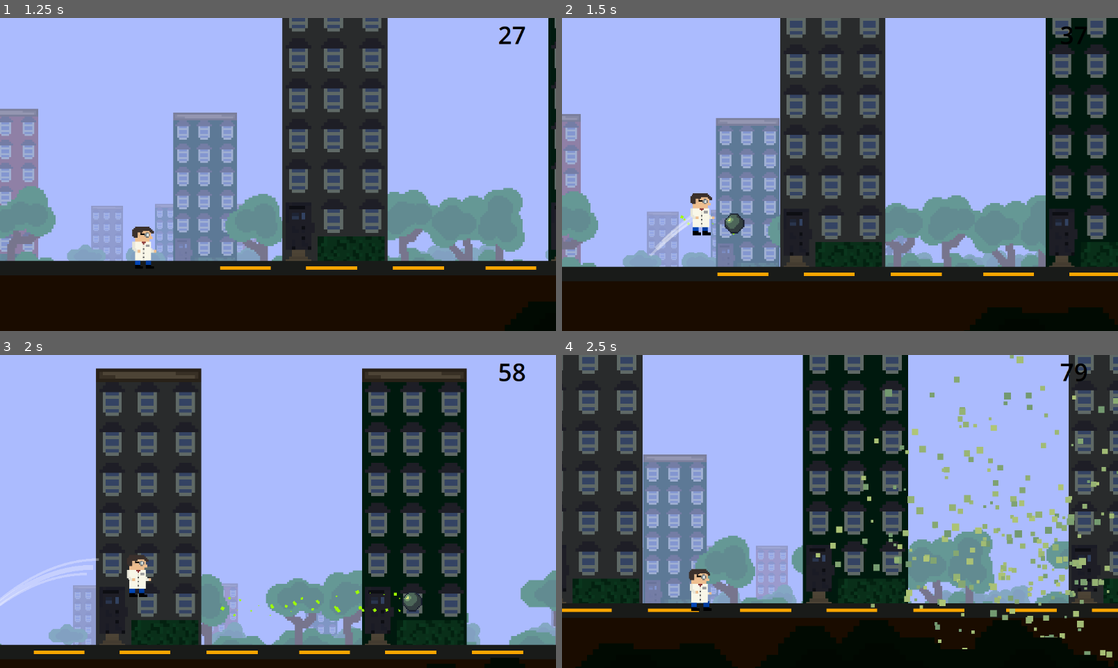
Above: before the commit, frames 1-4 (two rows, left to right).
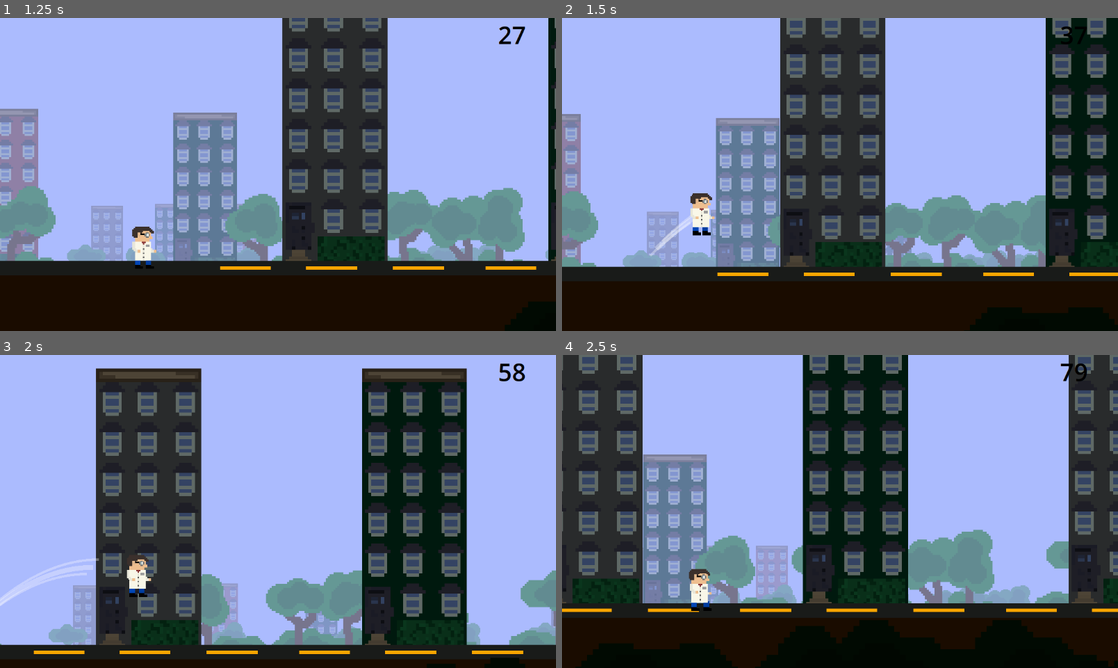
Above: after the commit, the same moments.

Repository: kir-55/Unstable
Game: Godot game, scene res://Scenes/main.tscn
Two runs of this game, one before a commit and one after it. Both use one fixed random seed, a clock stepped at 60 frames per second and the inputs below.
Inputs (mouse positions are in pixels of both pictures, inside the frame that each line leads up to):
- Up to frame 1 (1.25 s): click "Play" at 0.5 s
- Up to frame 2 (1.5 s): move the mouse to (962, 158) at 1.27 s; hold Space (up) from 1.28 s (still down); click (962, 158) at 1.42 s
- Up to frame 3 (2 s): keep holding Space (up)
- Up to frame 4 (2.5 s): release Space (up) at 2 s; drag from (728, 527) to (984, 602) at 2.02 s

Frame 1 is identical in both runs. In frame 2, 0.2% of the frame differs, in the area x 21-33%, y 62-70%; in frame 3, 0.3%; in frame 4, 3.4%, in the area x 45-100%, y 0-97%.

Commit message:
Added immunity potion and glasses amulets

Diff:
--- /dev/null
+++ b/Amulets/glasses.tres
@@ -0,0 +1,16 @@
+[gd_resource type="Resource" script_class="Amulet" load_steps=3 format=3 uid="uid://crd8o4hn3c05k"]
+
+[ext_resource type="Script" path="res://Scripts/Amulets/amulet.gd" id="1_8yhjc"]
+[ext_resource type="Texture2D" uid="uid://b3hplrfogq6pi" path="res://Textures/Amulets/glasses.png" id="2_026j1"]
+
+[resource]
+script = ExtResource("1_8yhjc")
+id = 11
+name = "Glasses"
+description = "Enhanceaa player's vision, therefore increasing FOV"
+texture = ExtResource("2_026j1")
+incompatible_amulets = Array[int]([])
+consumable = false
+stack_limit = true
+limit = 1
+chance_multiplier = 1
--- /dev/null
+++ b/Amulets/immunity_potion.tres
@@ -0,0 +1,16 @@
+[gd_resource type="Resource" script_class="Amulet" load_steps=3 format=3 uid="uid://clihaphekywxx"]
+
+[ext_resource type="Script" path="res://Scripts/Amulets/amulet.gd" id="1_tus25"]
+[ext_resource type="Texture2D" uid="uid://dm48wskafeswa" path="res://Textures/Amulets/potion.png" id="2_k4p7q"]
+
+[resource]
+script = ExtResource("1_tus25")
+id = 12
+name = "Immunity potion"
+description = "Allows player to become invulnerable to all obstacles for 5 seconds (click to use)"
+texture = ExtResource("2_k4p7q")
+incompatible_amulets = Array[int]([])
+consumable = true
+stack_limit = true
+limit = 1
+chance_multiplier = 1
--- a/Amulets/pizza_slice.tres
+++ b/Amulets/pizza_slice.tres
@@ -7,7 +7,7 @@
 script = ExtResource("1_wyi2k")
 id = 5
 name = "Pizza Slice"
-description = "Gives you temporary energy to doble jump, consumes by the end of next epoch"
+description = "Gives you temporary energy to double jump, consumes by the end of next epoch"
 texture = ExtResource("2_ptnk6")
 incompatible_amulets = Array[int]([])
 consumable = false
--- a/Scenes/global_variables.tscn
+++ b/Scenes/global_variables.tscn
@@ -15,8 +15,10 @@
 [ext_resource type="Resource" uid="uid://cw3j7kvwcevbv" path="res://Amulets/mystery_pill.tres" id="12_ex3xr"]
 [ext_resource type="Resource" uid="uid://d3l6fb2c4pdeg" path="res://Amulets/microbot_backpack.tres" id="14_nnbhk"]
 [ext_resource type="Resource" uid="uid://cy4dj5okjguw3" path="res://Amulets/ameridium_gun.tres" id="15_okhnc"]
+[ext_resource type="Resource" uid="uid://crd8o4hn3c05k" path="res://Amulets/glasses.tres" id="16_hclqi"]
+[ext_resource type="Resource" uid="uid://clihaphekywxx" path="res://Amulets/immunity_potion.tres" id="17_x0qbh"]
 
 [node name="GlobalVariables" type="Node"]
 script = ExtResource("1_6fhdc")
 epochs = Array[Resource("res://Scripts/level_info.gd")]([ExtResource("2_tede6"), ExtResource("3_h80lx"), ExtResource("4_rv33m")])
-amulets = Array[Resource("res://Scripts/Amulets/amulet.gd")] …(229 unchanged characters)… rce("14_nnbhk"), ExtResource("15_okhnc")])
+amulets = Array[Resource("res://Scripts/Amulets/amulet.gd")] …(229 unchanged characters)… rce("14_nnbhk"), ExtResource("15_okhnc"), ExtResource("16_hclqi"), ExtResource("17_x0qbh")])
--- a/Scenes/player.tscn
+++ b/Scenes/player.tscn
@@ -34,7 +34,7 @@
 @export var description: String              # Reference to the timer for cooldown
 
 var has_bag_of_tools: bool = false
-var has_ameridium_gun : bool = true
+var has_ameridium_gun : bool = false
 var can_shoot: bool = true
 
 @export var microbot: PackedScene
@@ -136,7 +136,41 @@
 "speed": 13.0
 }]
 
+[sub_resource type="Animation" id="Animation_3tm33"]
+resource_name = "immunity"
+length = 5.0
+tracks/0/type = "value"
+tracks/0/imported = false
+tracks/0/enabled = true
+tracks/0/path = NodePath("AnimatedSprite2D:self_modulate")
+tracks/0/interp = 1
+tracks/0/loop_wrap = true
+tracks/0/keys = {
+"times": PackedFloat32Array(0, 0.2, 0.5, 0.8, 1.1, 1.3, 1.5, 1.8, 2, 2.2, 2.4, 2.6, 2.8, 3, 3.2, 3.4, 3.6, 3.7, 3.8, 3.9, 4, 4.1, 4.2, 4.3, 4.4, 4.5, 4.6, 4.7, 4.8, 4.9, 5),
+"transitions": PackedFloat32Array(1, 1, 1, 1, 1, 1, 1, 1, 1, 1, 1, 1, 1, 1, 1, 1, 1, 1, 1, 1, 1, 1, 1, 1, 1, 1, 1, 1, 1, 1, 1),
+"update": 0,
+"values": [Color(1, 1, 1, 1), Color(1, 1, 1, 0), Color(1, 1, 1, 1), Color(1, 1, 1, 0), Color(1, 1, 1, 1), Color(1, 1, 1, 0), Color(1, 1, 1, 1), Color(1, 1, 1, 0), Color(1, 1, 1, 1), Color(1, 1, 1, 0), Color(1, 1, 1, 1), Color(1, 1, 1, 0), Color(1, 1, 1, 1), Color(1, 1, 1, 0), Color(1, 1, 1, 1), Color(1, 1, 1, 0), Color(1, 1, 1, 1), Color(1, 1, 1, 0), Color(1, 1, 1, 1), Color(1, 1, 1, 0), Color(1, 1, 1, 1), Color(1, 1, 1, 0), Color(1, 1, 1, 1), Color(1, 1, 1, 0), Color(1, 1, 1, 1), Color(1, 1, 1, 0), Color(1, 1, 1, 1), Color(1, 1, 1, 0), Color(1, 1, 1, 1), Color(1, 1, 1, 0), Color(1, 1, 1, 1)]
+}
+tracks/1/type = "value"
+tracks/1/imported = false
+tracks/1/enabled = true
+tracks/1/path = NodePath(".:collision_layer")
+tracks/1/interp = 1
+tracks/1/loop_wrap = true
+tracks/1/keys = {
+"times": PackedFloat32Array(0, 5),
+"transitions": PackedFloat32Array(1, 1),
+"update": 1,
+"values": [32768, 1]
+}
+
+[sub_resource type="AnimationLibrary" id="AnimationLibrary_3m663"]
+_data = {
+"immunity": SubResource("Animation_3tm33")
+}
+
 [node name="Player" type="CharacterBody2D" node_paths=PackedStringArray("animated_sprite", "trail", "weapon", "amulet_system")]
+self_modulate = Color(1, 1, 1, 0)
 z_index = 6
 scale = Vector2(1.4, 1.4)
 script = ExtResource("1_22t7u")
@@ -166,9 +200,10 @@
 width = 5.0
 default_color = Color(1, 1, 1, 0.321569)
 
-[node name="Amulets" type="Node" parent="."]
+[node name="Amulets" type="Node" parent="." node_paths=PackedStringArray("animation_player")]
 script = ExtResource("2_sxsw1")
 amulet_icon_template = ExtResource("4_e8l5m")
+animation_player = NodePath("../AnimationPlayer")
 
 [node name="CollisionShape2D" type="CollisionShape2D" parent="."]
 position = Vector2(1.42857, 6.42857)
@@ -206,8 +241,13 @@
 sprite_frames = SubResource("SpriteFrames_ob57i")
 animation = &"jump"
 autoplay = "walk"
-frame_progress = 0.66128
+frame_progress = 0.969207
 speed_scale = 2.0
+
+[node name="AnimationPlayer" type="AnimationPlayer" parent="."]
+libraries = {
+"": SubResource("AnimationLibrary_3m663")
+}
 
 [connection signal="timeout" from="SpeedUpTimer" to="." method="_on_speed_up_timer_timeout"]
 [connection signal="timeout" from="Weapon/Timer" to="Weapon" method="_on_timer_timeout"]
--- a/Scripts/Amulets/amulet_system.gd
+++ b/Scripts/Amulets/amulet_system.gd
@@ -2,6 +2,7 @@
 
 @export var amulet_icon_template: PackedScene
 var amulets_panel: Container
+@export var animation_player : AnimationPlayer
 
 var amulets_displayed = false
 
@@ -27,6 +28,8 @@
 			Engine.time_scale = 0.5
 		if amulet_id == 8:
 			Engine.time_scale = 1.5
+		if amulet_id == 12:
+			animation_player.play("immunity")
 		remove_amulet(amulet_id)
 
 func display_amulets():
--- a/Scripts/Player.gd
+++ b/Scripts/Player.gd
@@ -62,6 +62,8 @@
 	start_x = global_position.x
 	if GlobalVariables.player_global_speed:
 		SPEED = GlobalVariables.player_global_speed
+	if GlobalVariables.player_amulets.has(11):
+		get_tree().current_scene.find_child("Camera2D").zoom = Vector2(0.7, 1)
 
 func _physics_process(delta: float) -> void:
 	if GlobalVariables.game_is_on:
--- a/Scripts/move_right.gd
+++ b/Scripts/move_right.gd
@@ -1,4 +1,4 @@
-extends Node2D
+extends Camera2D
 
 @export var speed = 50
 
--- a/player_data.json
+++ b/player_data.json
@@ -1 +1 @@
-{"amulet_collection":[0,1,2,3,4,5,6,7,8,9,10],"best_score":6791}
+{"amulet_collection":[0,1,2,3,4,5,6,7,8,9,10,11,12],"best_score":6791}
Not shown: 1 places in Scenes/global_variables.tscn that only renumber resources
Not shown: 1 places in Scenes/player.tscn that only renumber resources
